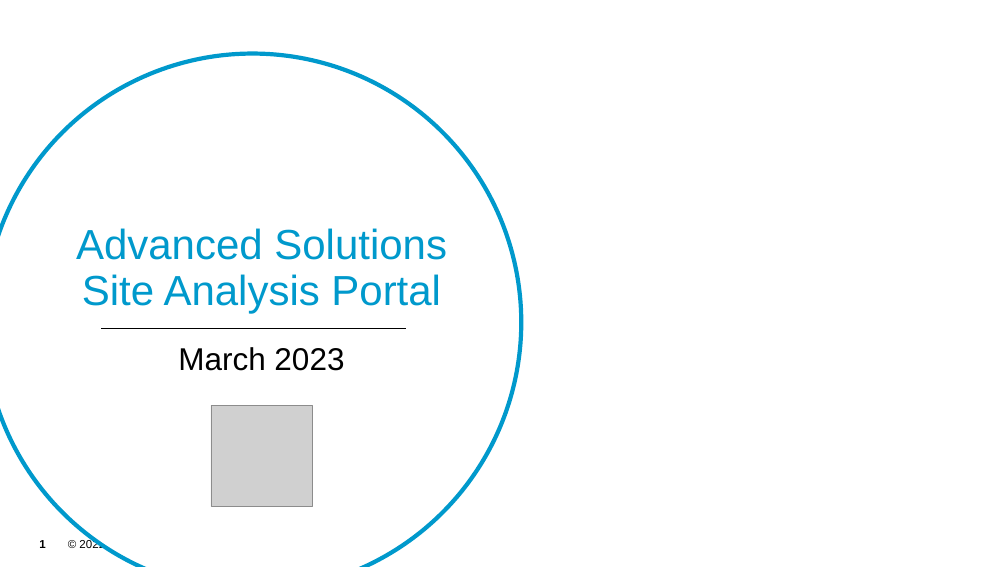
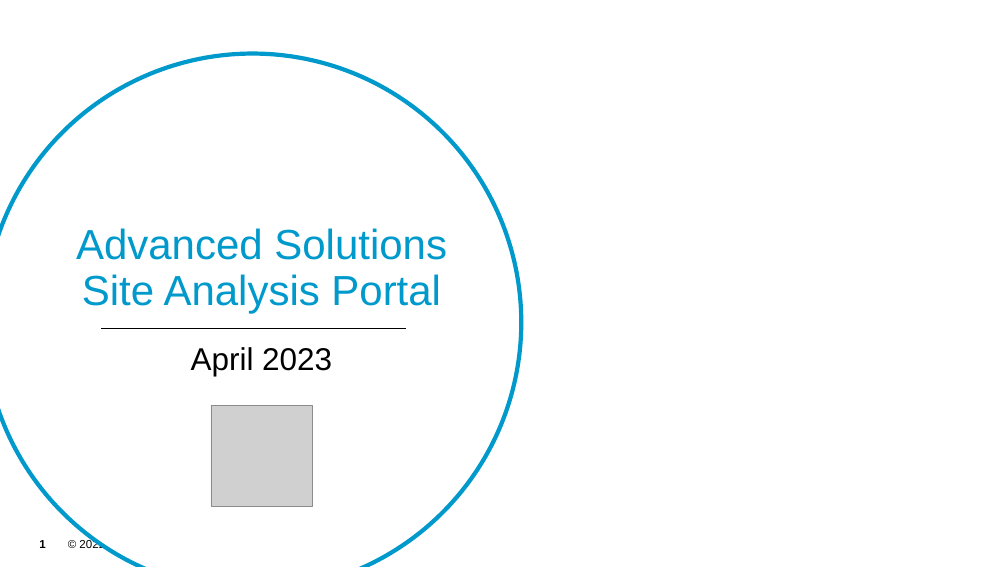
Before and after one commit to akamai-consulting/sitespeed, a slide deck: slide 1 of Info/Overview.pptx. Drawn at 1008x567 pixels with LibreOffice and Linux fonts; fonts in the diff are those of the drawing; grey boxes stand for pictures; background and template pictures are left out. Boxes give left, top, right and bottom in pixels: in the first picture for what was removed or moved away, otherwise in the second. Text is boxed around its words. In the diff, an @@ line names an element or a change of style, - is before the commit and + after.

```diff
--- a/Info/Overview.pptx
+++ b/Info/Overview.pptx
@@ text at (x1=191, y1=347, x2=332, y2=376): text changed @@
-March 2023
+April 2023
```
Also in this commit, not shown: 1 other file.
